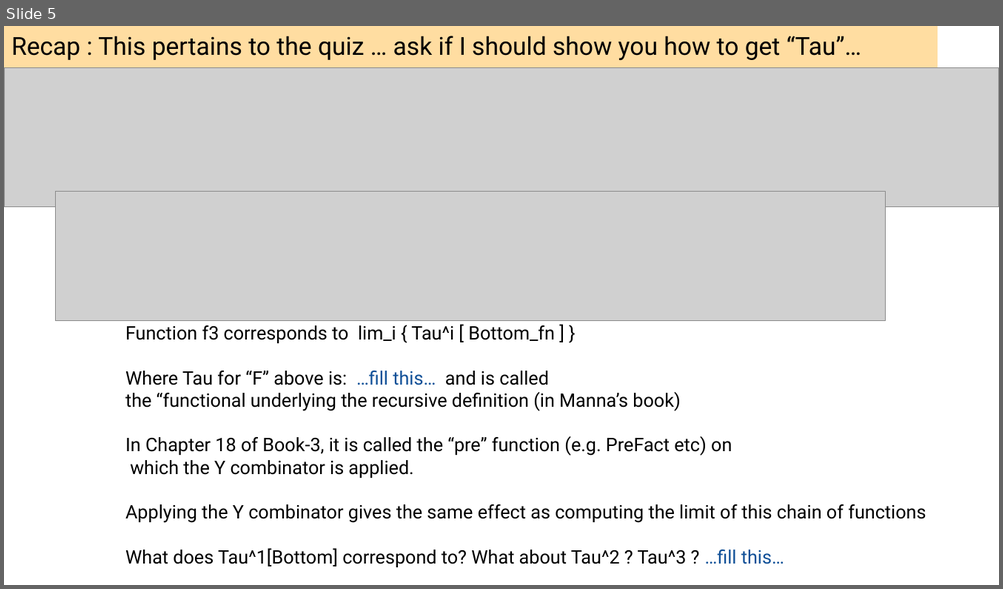
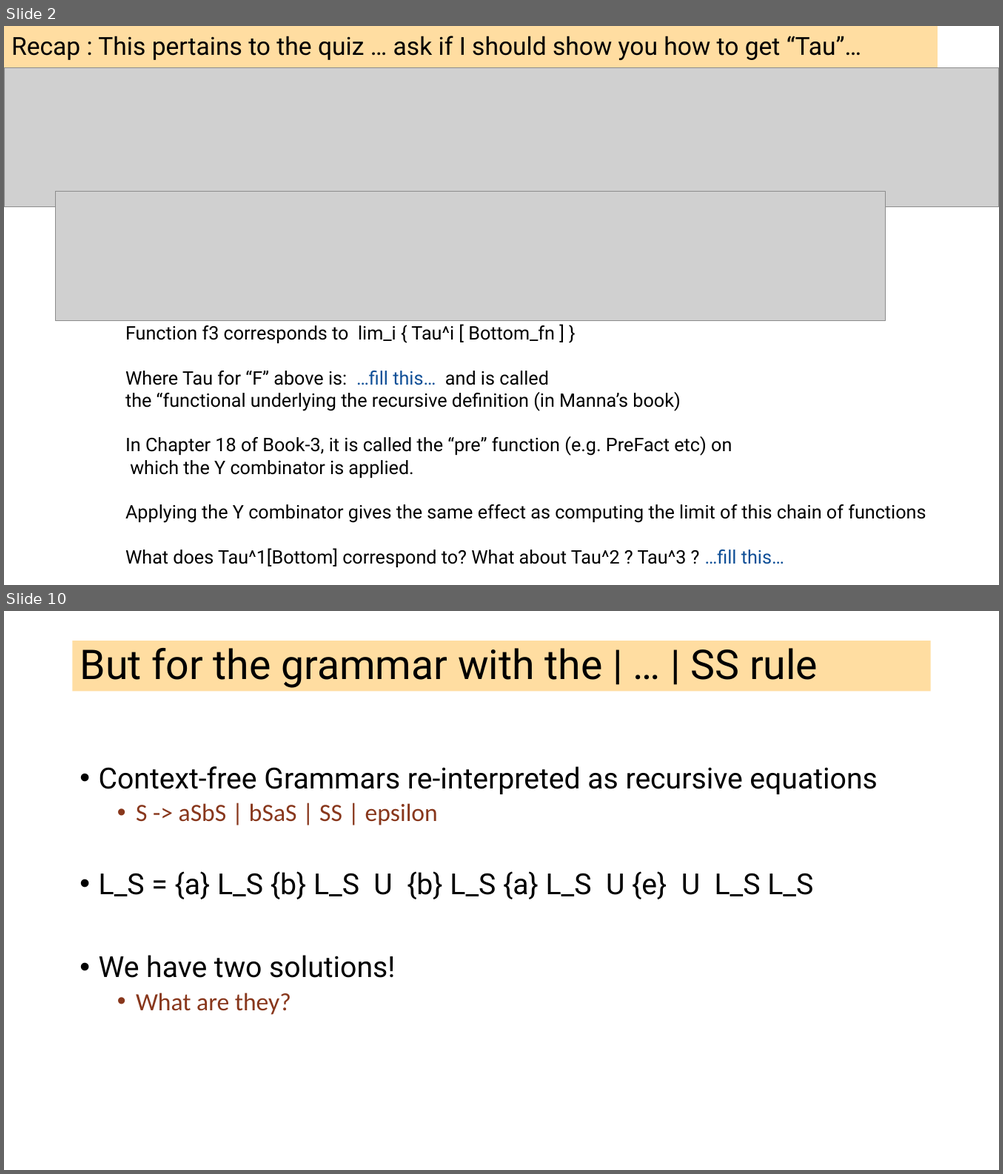
Before and after one commit to ganeshutah/cs6110s22, a slide deck: Lec21/Lec21.pptx. Shown one above the other, each under a label of ours: slide 5 before the commit, slides 2 and 10 after it; the slides between them are not shown. The pictures are 1003x589 and 1003x1174 pixels, drawn with LibreOffice and Linux fonts; fonts in the diff are those of the drawing; grey boxes stand for pictures. Boxes give left, top, right and bottom in pixels: in the first picture for what was removed or moved away, otherwise in the second. Text is boxed around its words. In the diff, an @@ line names an element or a change of style, - is before the commit and + after.

```diff
--- a/Lec21/Lec21.pptx
+++ b/Lec21/Lec21.pptx
@@ slide 10 added at box(4, 611, 999, 1170), background #FFFFFF @@
@@ title added at box(73, 641, 930, 692), fill #FFBD47 at 51% opacity, 39.6 pt, text #000000 @@
+But for the grammar with the | … | SS rule
@@ text added at box(99, 766, 876, 1015), 28 pt, text #000000 @@
+• Context-free Grammars re-interpreted as recursive equations
+  • S -> aSbS | bSaS | SS | epsilon
+• L_S = {a} L_S {b} L_S U {b} L_S {a} L_S U {e} U L_S L_S
+• We have two solutions!
+  • What are they?
@@ what was slide 5 is now slide 2 @@
```
Also in this commit, not shown: 1 slide changed, 16 other slides added, 2 slides removed, 1 other file.
